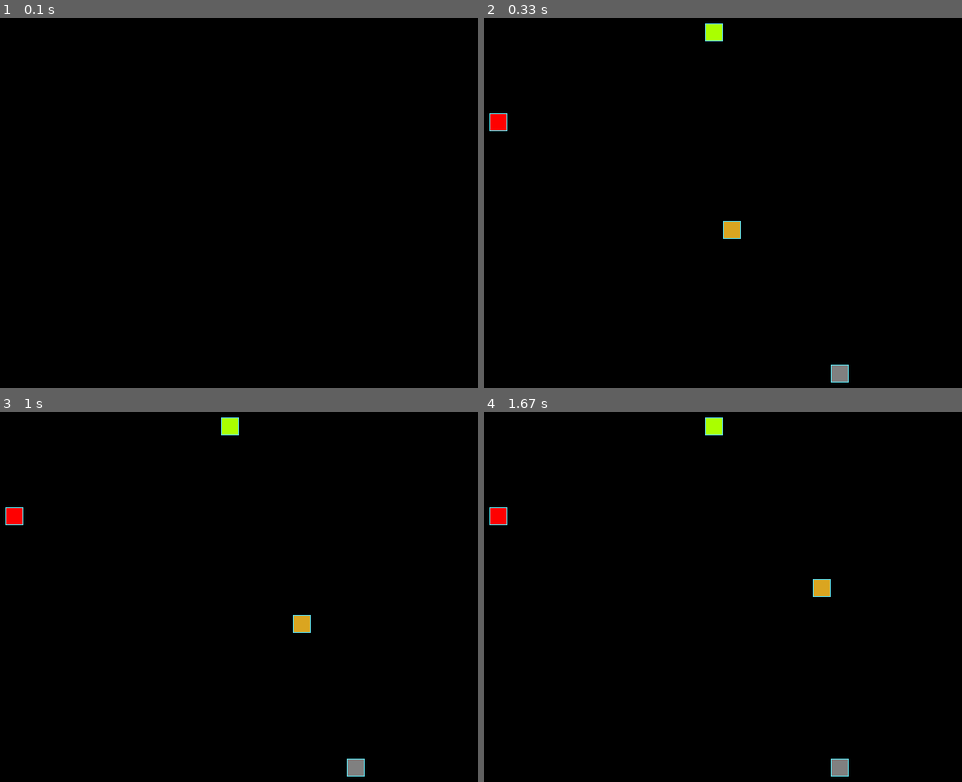
Above: before the commit, frames 1-4 (two rows, left to right).
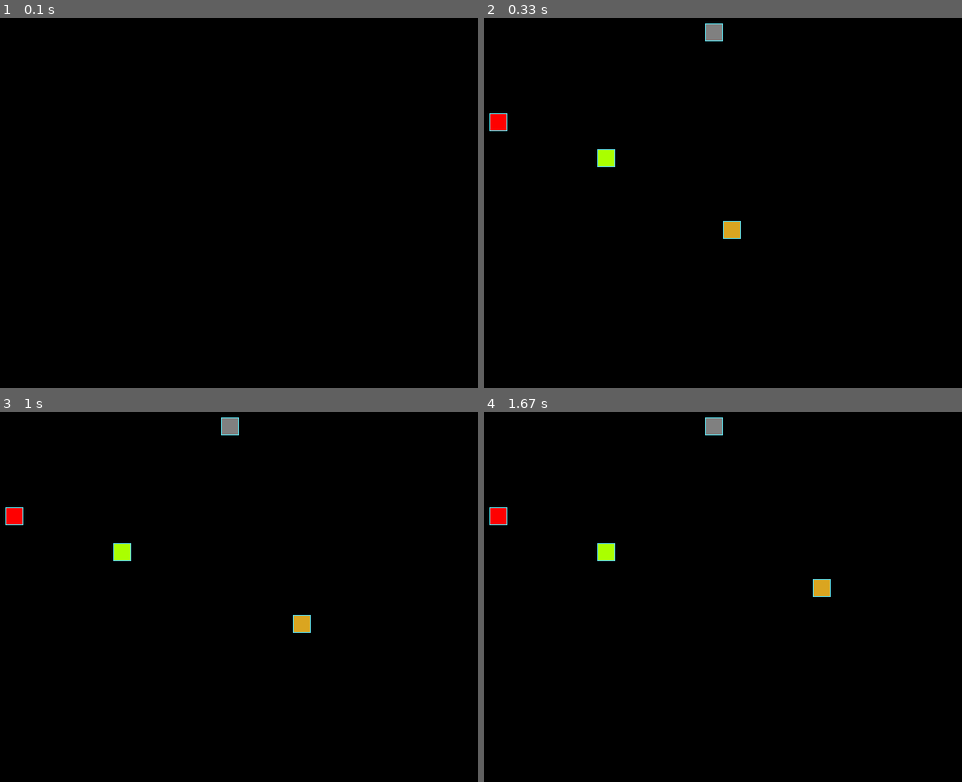
Above: after the commit, the same moments.

Repository: egorbriliov/pygame-the-snake
Game: pygame game, started from the_snake.py
The game is run twice, just before and just after one commit, with the same random seed, the same clock (stepped at 60 frames per second) and the same inputs.
Inputs:
- Up to frame 1 (0.1 s): no input
- Up to frame 2 (0.33 s): no input
- Up to frame 3 (1 s): hold Right 0.33-0.8 s; hold Up from 0.83 s (still down)
- Up to frame 4 (1.67 s): release Up at 1.3 s; hold Right from 1.33 s (still down)

Frame 1 is identical in both runs. In frame 2, 0.5% of the frame differs, in the area x 23-77%, y 1-99%; in frame 3, 0.5%; in frame 4, 0.5%.

Commit message:
Убрал использование обозначения абстракций для класса GameObject. Вынес вызов ranfromize_position() для классов Stone, Apple, GreenApple в родительский класс SingleCelllGameObject. Убрал использование self.next_direction из класса Snake, теперь метод update_direction() запрашивает направление при вызове (хотелось бы и без метода, за счёт свойства назначать направление, но тесты ругаются :( ).

Diff:
--- a/the_snake.py
+++ b/the_snake.py
@@ -1,6 +1,5 @@
 from datetime import datetime
 from random import choice, randint
-from abc import ABC, abstractmethod
 
 import pygame as pg
 
@@ -23,6 +22,9 @@
 
 # Цвет яблока
 APPLE_COLOR = (255, 0, 0)
+GREEN_APPLE_COLOR = (170, 255, 0)
+
+STONE_COLOR = (128, 128, 128)
 
 # Цвет змейки
 SNAKE_COLOR = (218, 165, 32)
@@ -41,33 +43,29 @@
 
 
 # Тут опишите все классы игры.
-class GameObject(ABC):
+class GameObject:
     """Любой игровой объект."""
 
     # Параметр содержит все занятые ячейки объектами игрыы
     occupied_positions: list[tuple[int, int]] = []
 
-    def __init__(self) -> None:
+    def __init__(self, body_color=None) -> None:
         self.position = ((SCREEN_WIDTH // 2), (SCREEN_HEIGHT // 2))
         # Добавляет позицию в занятые позиции
         self.occupied_positions.append(self.position)
-        self.body_color = None
-
-    @abstractmethod
+        self.body_color = body_color
+
     def draw(self):
         """Отрисовывает объект в окне."""
         raise NotImplementedError(f'В классе {self.__class__.__name__} не '
                                   'определён метод draw')
 
 
-class Apple(GameObject):
-    """Представляет игровой объект «Яблоко».
-    Оно добавляет объекту «Змейка» одну часть.
-    """
-
-    def __init__(self):
-        super().__init__()
-        self.body_color = APPLE_COLOR
+class SingleCellGameObject(GameObject):
+    """Представляет абстрактный класс для создания одиночных объетов."""
+
+    def __init__(self, body_color=None):
+        super().__init__(body_color=body_color)
         self.randomize_position()
 
     def draw(self):
@@ -108,26 +106,31 @@
         self.occupied_positions.append(new_position)
 
 
+class Stone(SingleCellGameObject):
+    """Представляет игровой объект «Камень».
+    Он перезапускает игру.
+    """
+
+    def __init__(self, body_color=STONE_COLOR):
+        super().__init__(body_color=body_color)
+
+
+class Apple(SingleCellGameObject):
+    """Представляет игровой объект «Яблоко».
+    Оно добавляет объекту «Змейка» одну часть.
+    """
+
+    def __init__(self, body_color=APPLE_COLOR):
+        super().__init__(body_color=body_color)
+
+
 class GreenApple(Apple):
-    """Представляет игровой объект «Отравленное яблоко.
+    """Представляет игровой объект «Зелёное яблоко».
     Оно отнимает объекту «Змейка» одну часть.
     """
 
-    def __init__(self):
-        super().__init__()
-        self.body_color = (170, 255, 0)
-        self.randomize_position()
-
-
-class Stone(Apple):
-    """Представляет игровой объект «Отравленное яблоко.
-    Оно перезапускает игру.
-    """
-
-    def __init__(self):
-        super().__init__()
-        self.body_color = (128, 128, 128)
-        self.randomize_position()
+    def __init__(self, body_color=GREEN_APPLE_COLOR):
+        super().__init__(body_color=body_color)
 
 
 class Snake(GameObject):
@@ -136,13 +139,11 @@
     поведение «змейки» в игре.
     """
 
-    def __init__(self):
-        super().__init__()
-        self.body_color = SNAKE_COLOR
+    def __init__(self, body_color=SNAKE_COLOR):
+        super().__init__(body_color=body_color)
         self.lenght = 1
         self.positions = [self.position]
         self.direction = RIGHT
-        self.next_direction = None
         self.last = None
 
     @property
@@ -150,11 +151,9 @@
         """Возвращает позицию головы."""
         return self.get_head_position()
 
-    def update_direction(self):
+    def update_direction(self, next_direction):
         """Обновляет направление объекта «змейки»"""
-        if self.next_direction:
-            self.direction = self.next_direction
-            self.next_direction = None
+        self.direction = next_direction
 
     def move(self):
         """Обновляет позицию объекта «змейки» (координаты каждой секции).
@@ -228,13 +227,13 @@
             raise SystemExit
         elif event.type == pg.KEYDOWN:
             if event.key == pg.K_UP and game_object.direction != DOWN:
-                game_object.next_direction = UP
+                game_object.update_direction(UP)
             elif event.key == pg.K_DOWN and game_object.direction != UP:
-                game_object.next_direction = DOWN
+                game_object.update_direction(DOWN)
             elif event.key == pg.K_LEFT and game_object.direction != RIGHT:
-                game_object.next_direction = LEFT
+                game_object.update_direction(LEFT)
             elif event.key == pg.K_RIGHT and game_object.direction != LEFT:
-                game_object.next_direction = RIGHT
+                game_object.update_direction(RIGHT)
             elif event.key == pg.K_q:
                 pg.quit()
                 raise SystemExit
@@ -260,7 +259,6 @@
         screen.fill(BOARD_BACKGROUND_COLOR)
 
         handle_keys(snake)
-        snake.update_direction()
 
         snake.move()
         if snake.head_position == apple.position:
